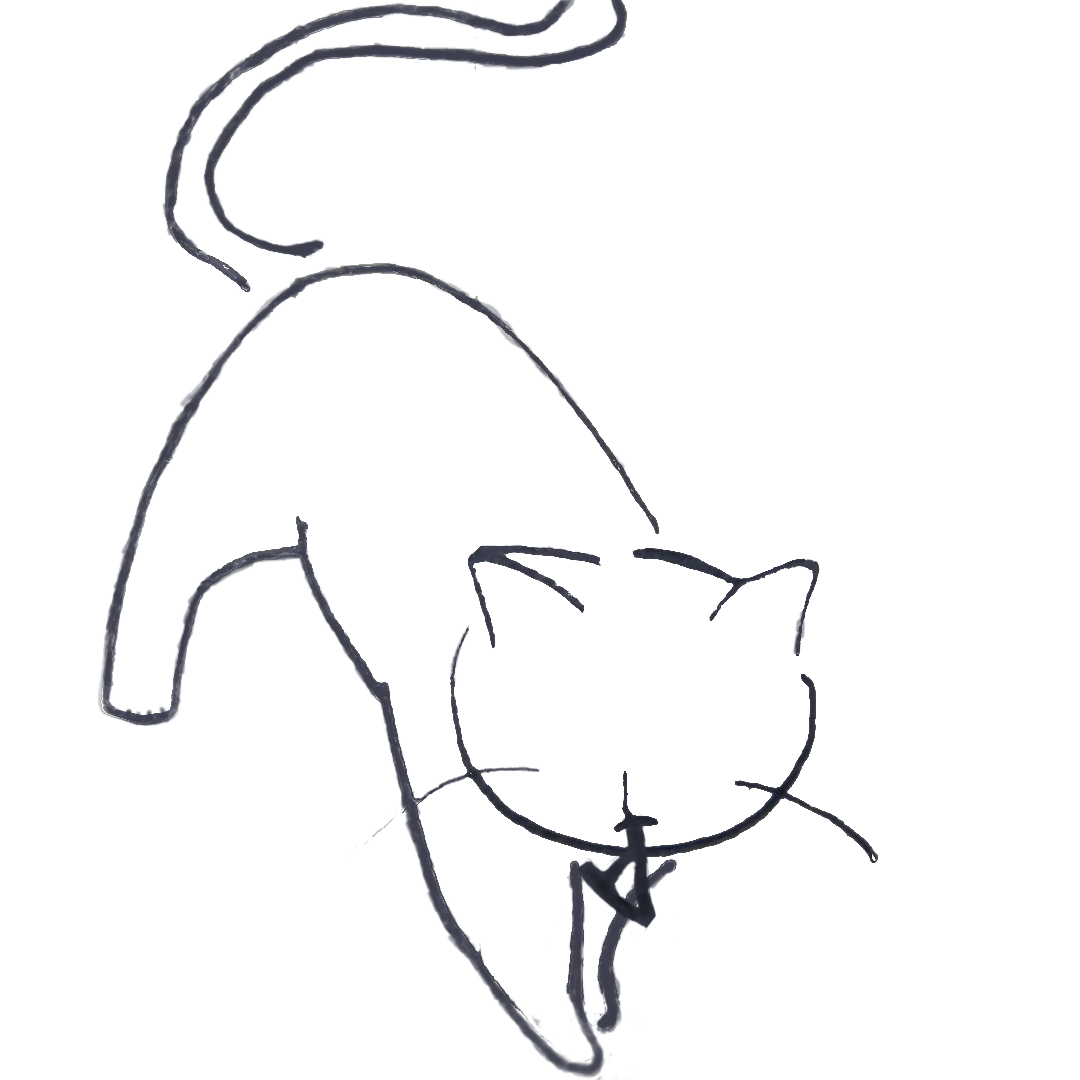
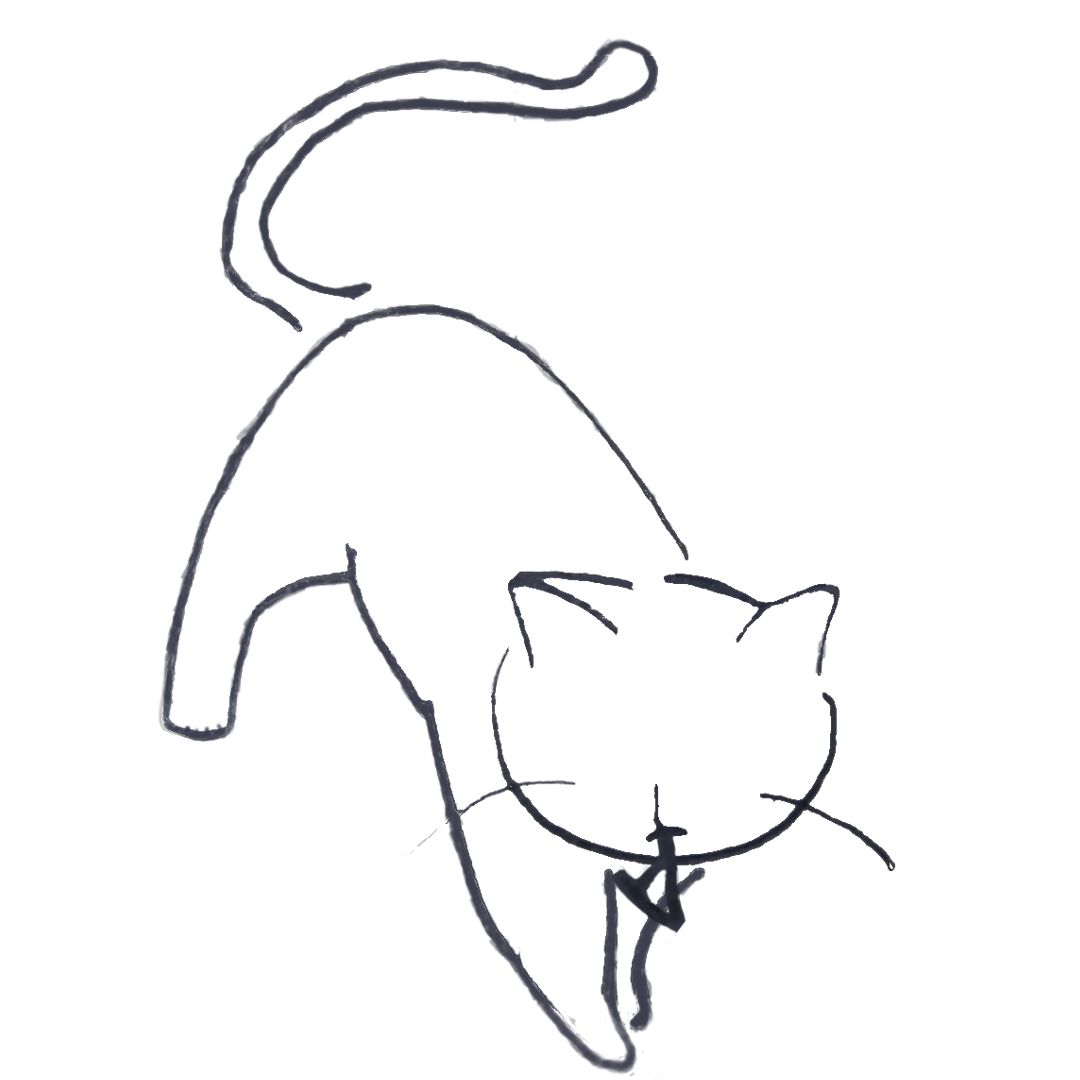
Comparing the layer stacks of the two w=1080, h=1080 images. Changes:
removed layer "Litter" over [544, 812, 677, 947]
painted on "front" over [98, 0, 896, 1080]
